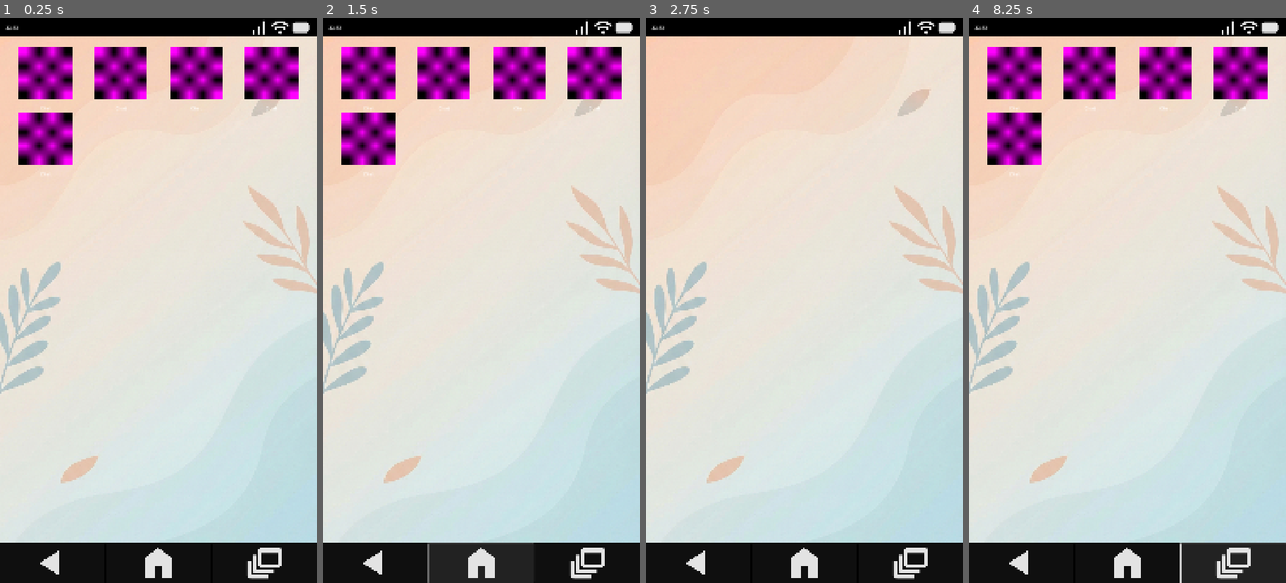
Above: before the commit, frames 1-4 (left to right).
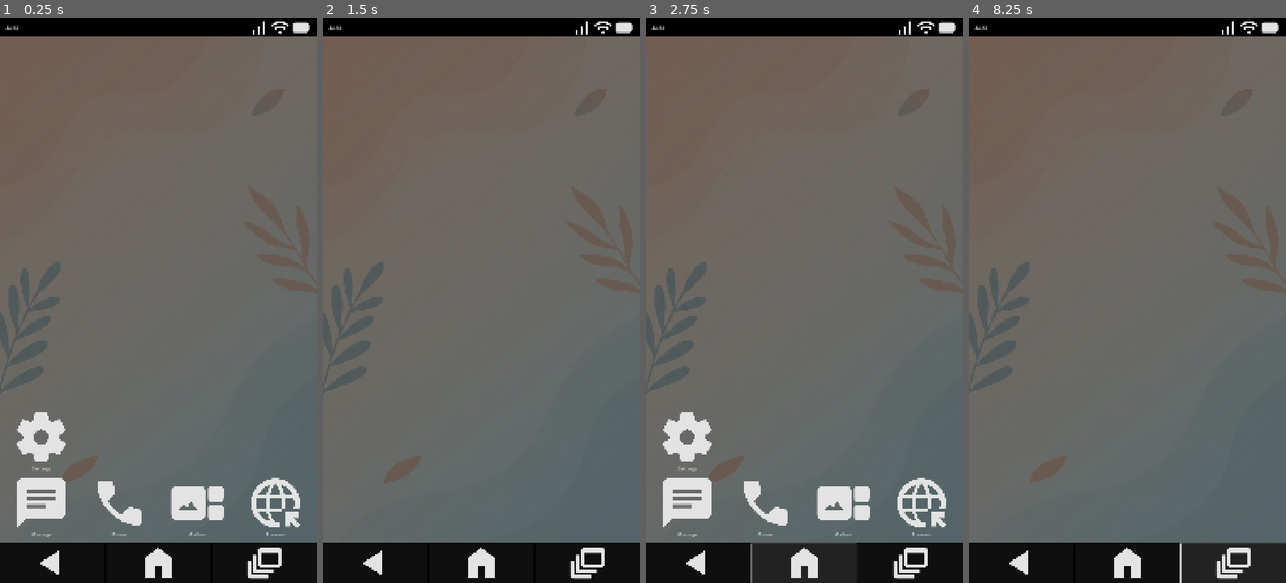
Above: after the commit, the same moments.

Repository: AlfredoCamarena/GD-Phone
Game: Godot game, scene res://_System/Main/main.tscn
The game is run twice, just before and just after one commit, with the same random seed, the same clock (stepped at 60 frames per second) and the same inputs.
Inputs (mouse positions are in pixels of both pictures, inside the frame that each line leads up to; where the layout moved, square brackets give the same spot in the first picture):
- Up to frame 1 (0.25 s): no input
- Up to frame 2 (1.5 s): click (367, 80) at 0.5 s, where only the run before the commit has a clickable "Chat"; click (364, 441) [481, 560] at 1.25 s
- Up to frame 3 (2.75 s): click (804, 560) [766, 80] at 2 s
- Up to frame 4 (8.25 s): click (1010, 503) [1127, 560] at 2.75 s; click (1127, 560) [1165, 80] at 3.5 s; click (1089, 503) [1127, 560] at 4.25 s; click (1127, 560) [1241, 80] at 5 s; click (1165, 503) [1127, 560] at 5.75 s; click (1127, 560) [1013, 142] at 6.5 s; click (1244, 503) [1127, 560] at 7.25 s; click (1232, 560) at 8 s

The runs differ from the first frame. In frame 1, 87% of the frame differs, in the area x 0-100%, y 3-93%; in frame 2, 90%, in the area x 0-100%, y 3-100%; in frame 3, 87%; in frame 4, 90%.
Error in both runs: Cannot call method 'instantiate' on a null value. (res://_System/Main/main.gd:21)

Commit message:
Move home icons to bottom

Diff:
--- a/Apps/0_Home/home_app.tscn
+++ b/Apps/0_Home/home_app.tscn
@@ -1,45 +1,89 @@
-[gd_scene load_steps=2 format=3 uid="uid://dxh4bc7d5x1sv"]
+[gd_scene load_steps=7 format=3 uid="uid://dxh4bc7d5x1sv"]
 
 [ext_resource type="PackedScene" uid="uid://cudkmk2hvfj57" path="res://Prefabs/AppIcon/app_icon.tscn" id="1_23q5x"]
+[ext_resource type="Texture2D" uid="uid://mxrcjhfkf1o7" path="res://_Assets/App Icons 256x265/message_app_icon.png" id="2_4h0ds"]
+[ext_resource type="Texture2D" uid="uid://cmc8b48g7y2p" path="res://_Assets/App Icons 256x265/phone_app_icon.png" id="3_dqfns"]
+[ext_resource type="Texture2D" uid="uid://bsl4l0x2dt81i" path="res://_Assets/App Icons 256x265/gallery_app_icon.png" id="4_4j4ky"]
+[ext_resource type="Texture2D" uid="uid://c3ljkvgrcrrdr" path="res://_Assets/App Icons 256x265/browser_app_icon.png" id="5_pb8ib"]
+[ext_resource type="Texture2D" uid="uid://b6p0abcgr5qtw" path="res://_Assets/App Icons 256x265/settings_app_icon.png" id="6_iyp04"]
 
-[node name="HomeApp" type="MarginContainer"]
+[node name="Control" type="Control"]
+layout_mode = 3
 anchors_preset = 15
 anchor_right = 1.0
 anchor_bottom = 1.0
 grow_horizontal = 2
 grow_vertical = 2
-size_flags_horizontal = 4
-size_flags_vertical = 0
-theme_override_constants/margin_left = 30
-theme_override_constants/margin_top = 30
-theme_override_constants/margin_right = 30
-theme_override_constants/margin_bottom = 30
 
-[node name="GridContainer" type="GridContainer" parent="."]
+[node name="HomeApp" type="VBoxContainer" parent="."]
+layout_mode = 1
+anchors_preset = 12
+anchor_top = 1.0
+anchor_right = 1.0
+anchor_bottom = 1.0
+offset_top = -448.0
+grow_horizontal = 2
+grow_vertical = 0
+size_flags_horizontal = 0
+size_flags_vertical = 4
+alignment = 2
+
+[node name="Row3" type="HBoxContainer" parent="HomeApp"]
 layout_mode = 2
-columns = 4
 
-[node name="AppIcon" parent="GridContainer" instance=ExtResource("1_23q5x")]
+[node name="AppIcon" parent="HomeApp/Row3" instance=ExtResource("1_23q5x")]
 layout_mode = 2
-size_flags_horizontal = 3
-app_name = "Chat"
 
-[node name="AppIcon2" parent="GridContainer" instance=ExtResource("1_23q5x")]
+[node name="AppIcon2" parent="HomeApp/Row3" instance=ExtResource("1_23q5x")]
 layout_mode = 2
-size_flags_horizontal = 3
-app_name = "Chat"
 
-[node name="AppIcon3" parent="GridContainer" instance=ExtResource("1_23q5x")]
+[node name="AppIcon3" parent="HomeApp/Row3" instance=ExtResource("1_23q5x")]
 layout_mode = 2
-size_flags_horizontal = 3
-app_name = "Chat"
 
-[node name="AppIcon4" parent="GridContainer" instance=ExtResource("1_23q5x")]
+[node name="AppIcon4" parent="HomeApp/Row3" instance=ExtResource("1_23q5x")]
 layout_mode = 2
-size_flags_horizontal = 3
-app_name = "Chat"
 
-[node name="AppIcon5" parent="GridContainer" instance=ExtResource("1_23q5x")]
+[node name="Row2" type="HBoxContainer" parent="HomeApp"]
 layout_mode = 2
-size_flags_horizontal = 3
-app_name = "Chat"
+
+[node name="SettingsIcon" parent="HomeApp/Row2" instance=ExtResource("1_23q5x")]
+layout_mode = 2
+disabled = false
+text = "Settings"
+icon = ExtResource("6_iyp04")
+
+[node name="AppIcon" parent="HomeApp/Row2" instance=ExtResource("1_23q5x")]
+layout_mode = 2
+
+[node name="AppIcon2" parent="HomeApp/Row2" instance=ExtResource("1_23q5x")]
+layout_mode = 2
+
+[node name="AppIcon3" parent="HomeApp/Row2" instance=ExtResource("1_23q5x")]
+layout_mode = 2
+
+[node name="Row1" type="HBoxContainer" parent="HomeApp"]
+layout_mode = 2
+
+[node name="MessageIcon" parent="HomeApp/Row1" instance=ExtResource("1_23q5x")]
+layout_mode = 2
+disabled = false
+text = "Message"
+icon = ExtResource("2_4h0ds")
+
+[node name="PhoneIcon" parent="HomeApp/Row1" instance=ExtResource("1_23q5x")]
+layout_mode = 2
+disabled = false
+text = "Phone"
+icon = ExtResource("3_dqfns")
+
+[node name="GalleryIcon" parent="HomeApp/Row1" instance=ExtResource("1_23q5x")]
+layout_mode = 2
+disabled = false
+text = "Gallery"
+icon = ExtResource("4_4j4ky")
+
+[node name="BrowserIcon" parent="HomeApp/Row1" instance=ExtResource("1_23q5x")]
+layout_mode = 2
+disabled = false
+text = "Browser"
+icon = ExtResource("5_pb8ib")
--- a/Prefabs/AppIcon/app_icon.gd
+++ b/Prefabs/AppIcon/app_icon.gd
@@ -1,17 +1,8 @@
 class_name AppIcon
 extends Button
 
-@export var app_name: String = "App"
-@export var icon_texture: Texture2D
 @export var app_scene: PackedScene
 
-@onready var icon_img: TextureRect = $IconImg
-@onready var name_label: Label = $NameLabel
-
 func _ready() -> void:
-	name_label.text = app_name
-	if icon_texture:
-		icon_img.texture = icon_texture
-
 	pressed.connect(func() -> void:
 		SignalBus.open_app_requested.emit(app_scene))
--- a/Prefabs/AppIcon/app_icon.tscn
+++ b/Prefabs/AppIcon/app_icon.tscn
@@ -1,37 +1,15 @@
-[gd_scene load_steps=3 format=3 uid="uid://cudkmk2hvfj57"]
+[gd_scene load_steps=2 format=3 uid="uid://cudkmk2hvfj57"]
 
 [ext_resource type="Script" uid="uid://b8kpa6q7v1l80" path="res://Prefabs/AppIcon/app_icon.gd" id="1_efdvt"]
-
-[sub_resource type="PlaceholderTexture2D" id="PlaceholderTexture2D_2n6hx"]
 
 [node name="AppIcon" type="Button"]
 custom_minimum_size = Vector2(200, 220)
 offset_right = 8.0
 offset_bottom = 8.0
-size_flags_horizontal = 0
+size_flags_horizontal = 3
+disabled = true
 flat = true
+icon_alignment = 1
+vertical_icon_alignment = 0
+expand_icon = true
 script = ExtResource("1_efdvt")
-
-[node name="IconImg" type="TextureRect" parent="."]
-layout_mode = 1
-anchors_preset = 5
-anchor_left = 0.5
-anchor_right = 0.5
-offset_left = -90.0
-offset_right = 90.0
-offset_bottom = 180.0
-grow_horizontal = 2
-texture = SubResource("PlaceholderTexture2D_2n6hx")
-expand_mode = 1
-
-[node name="NameLabel" type="Label" parent="."]
-layout_mode = 1
-anchors_preset = 12
-anchor_top = 1.0
-anchor_right = 1.0
-anchor_bottom = 1.0
-offset_top = -23.0
-grow_horizontal = 2
-grow_vertical = 0
-text = "App"
-horizontal_alignment = 1
--- a/_System/Main/main.tscn
+++ b/_System/Main/main.tscn
@@ -49,6 +49,7 @@
 metadata/_custom_type_script = "uid://byx3j6wqc4skd"
 
 [node name="Wallpaper" type="TextureRect" parent="SafeZone"]
+self_modulate = Color(0.45840502, 0.45840508, 0.45840502, 1)
 layout_mode = 2
 texture = ExtResource("1_jpee4")
 
@@ -58,13 +59,17 @@
 [node name="StatusBar" parent="SafeZone/MainLayout" instance=ExtResource("3_dnpl7")]
 layout_mode = 2
 
-[node name="AppContainer" type="Control" parent="SafeZone/MainLayout"]
+[node name="AppContainer" type="MarginContainer" parent="SafeZone/MainLayout"]
 unique_name_in_owner = true
 layout_mode = 2
 size_flags_vertical = 3
+theme_override_constants/margin_left = 10
+theme_override_constants/margin_top = 10
+theme_override_constants/margin_right = 10
+theme_override_constants/margin_bottom = 10
 
-[node name="HomeApp" parent="SafeZone/MainLayout/AppContainer" instance=ExtResource("4_w0imb")]
-layout_mode = 1
+[node name="Control" parent="SafeZone/MainLayout/AppContainer" instance=ExtResource("4_w0imb")]
+layout_mode = 2
 
 [node name="BottomBar" type="PanelContainer" parent="SafeZone/MainLayout"]
 custom_minimum_size = Vector2(0, 120)
